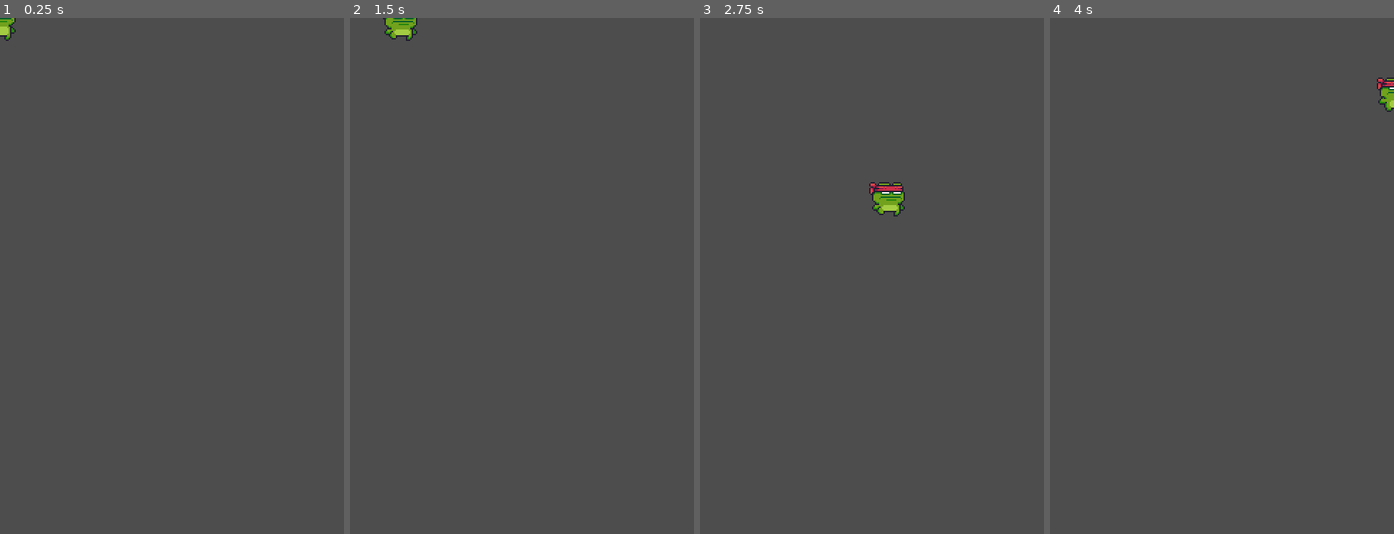
Above: before the commit, frames 1-4 (left to right).
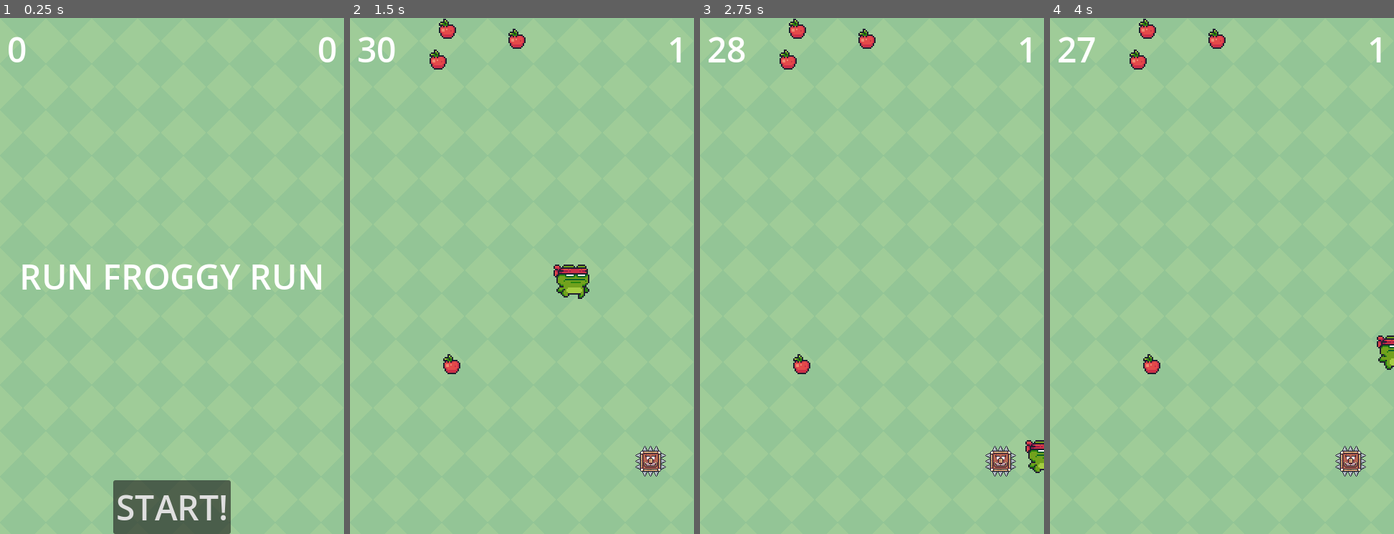
Above: after the commit, the same moments.

Repository: szmisztal/Run-Froggy-Run
Game: Godot game, scene res://main.tscn
Two runs of this game, one before a commit and one after it. Both use one fixed random seed, a clock stepped at 60 frames per second and the inputs below. Before the commit the project starts from res://player.tscn.
Inputs (mouse positions are in pixels of both pictures, inside the frame that each line leads up to):
- Up to frame 1 (0.25 s): no input
- Up to frame 2 (1.5 s): click (522, 508) at 0.5 s, where only the run after the commit has a clickable "START!"; tap Enter at 1.25 s; hold Right (ui_right) from 1.28 s (still down)
- Up to frame 3 (2.75 s): release Right (ui_right) at 2.03 s; hold Down (ui_down) from 2.03 s (still down)
- Up to frame 4 (4 s): release Down (ui_down) at 2.78 s; hold Right (ui_right) 2.78-3.53 s; hold Up (ui_up) from 3.53 s (still down)

The runs differ from the first frame. In frame 1, 97% of the frame differs, in the area x 0-100%, y 0-100%; in frame 2, 100%; in frame 3, 100%; in frame 4, 100%.

Commit message:
finish game, delete minor bugs

Diff:
--- a/apple.gd
+++ b/apple.gd
@@ -9,3 +9,7 @@
 	tw.tween_property(self, "modulate:a", 0.0, 0.3)
 	await tw.finished
 	queue_free()
+
+func _on_area_entered(area):
+	if area.is_in_group("obstacles"):
+		position = Vector2(randi_range(0, screensize.x), randi_range(0, screensize.y))
--- a/apple.tscn
+++ b/apple.tscn
@@ -143,3 +143,5 @@
 
 [node name="CollisionShape2D" type="CollisionShape2D" parent="."]
 shape = SubResource("CircleShape2D_rrsqo")
+
+[connection signal="area_entered" from="." to="." method="_on_area_entered"]
--- a/main.gd
+++ b/main.gd
@@ -2,6 +2,7 @@
 
 
 @export var pickup_scene : PackedScene
+@export var obstacle_scene : PackedScene
 @export var power_up_scene : PackedScene
 @export var playtime = 30
 
@@ -29,6 +30,9 @@
 	$HUD.update_timer(time_left)
 
 func spawn_fruits():
+	var s = obstacle_scene.instantiate()
+	add_child(s)
+	s.position = Vector2(randi_range(0, screensize.x), randi_range(0, screensize.y))
 	for i in level + 4:
 		var f = pickup_scene.instantiate()
 		add_child(f)
@@ -69,6 +73,7 @@
 	playing = false
 	$GameTimer.stop()
 	get_tree().call_group("fruits", "queue_free")
+	get_tree().call_group("obstacles", "queue_free")
 	$HUD.show_game_over()
 	$Player.die()
 
--- a/main.tscn
+++ b/main.tscn
@@ -1,10 +1,11 @@
-[gd_scene load_steps=11 format=3 uid="uid://c57mgc1xmkko5"]
+[gd_scene load_steps=12 format=3 uid="uid://c57mgc1xmkko5"]
 
 [ext_resource type="Texture2D" uid="uid://bm2wma4apnjc6" path="res://assets/background.png" id="1_0xm2m"]
 [ext_resource type="Script" uid="uid://cm0reo6xrnbor" path="res://main.gd" id="1_1bvp3"]
 [ext_resource type="PackedScene" uid="uid://cisupas050wwa" path="res://player.tscn" id="1_ig7tw"]
 [ext_resource type="PackedScene" uid="uid://bx6clbgl3tibt" path="res://apple.tscn" id="2_lquwl"]
 [ext_resource type="PackedScene" uid="uid://d1gey2oa37nnm" path="res://banana.tscn" id="3_4c57u"]
+[ext_resource type="PackedScene" uid="uid://d0ievuxde7np8" path="res://spike.tscn" id="3_efxa6"]
 [ext_resource type="PackedScene" uid="uid://c6kv1f446x6vy" path="res://hud.tscn" id="5_lquwl"]
 [ext_resource type="AudioStream" uid="uid://yhw231wsd0xo" path="res://assets/audio/Pickup.wav" id="6_5vw27"]
 [ext_resource type="AudioStream" uid="uid://6wkp6ryuba06" path="res://assets/audio/EndSound.wav" id="7_kek77"]
@@ -14,6 +15,7 @@
 [node name="Main" type="Node"]
 script = ExtResource("1_1bvp3")
 pickup_scene = ExtResource("2_lquwl")
+obstacle_scene = ExtResource("3_efxa6")
 power_up_scene = ExtResource("3_4c57u")
 
 [node name="Background" type="TextureRect" parent="."]
--- a/player.gd
+++ b/player.gd
@@ -27,7 +27,6 @@
 	position.x = clamp(position.x, 0, screensize.x)
 	position.y = clamp(position.y, 0, screensize.y)
 
-
 	if velocity.length() > 0:
 		$AnimatedSprite2D.animation = "run"
 	else:
--- a/project.godot
+++ b/project.godot
@@ -11,7 +11,7 @@
 [application]
 
 config/name="Run Froggy Run"
-run/main_scene="uid://cisupas050wwa"
+run/main_scene="uid://c57mgc1xmkko5"
 config/features=PackedStringArray("4.4", "Mobile")
 config/icon="res://icon.svg"
 
